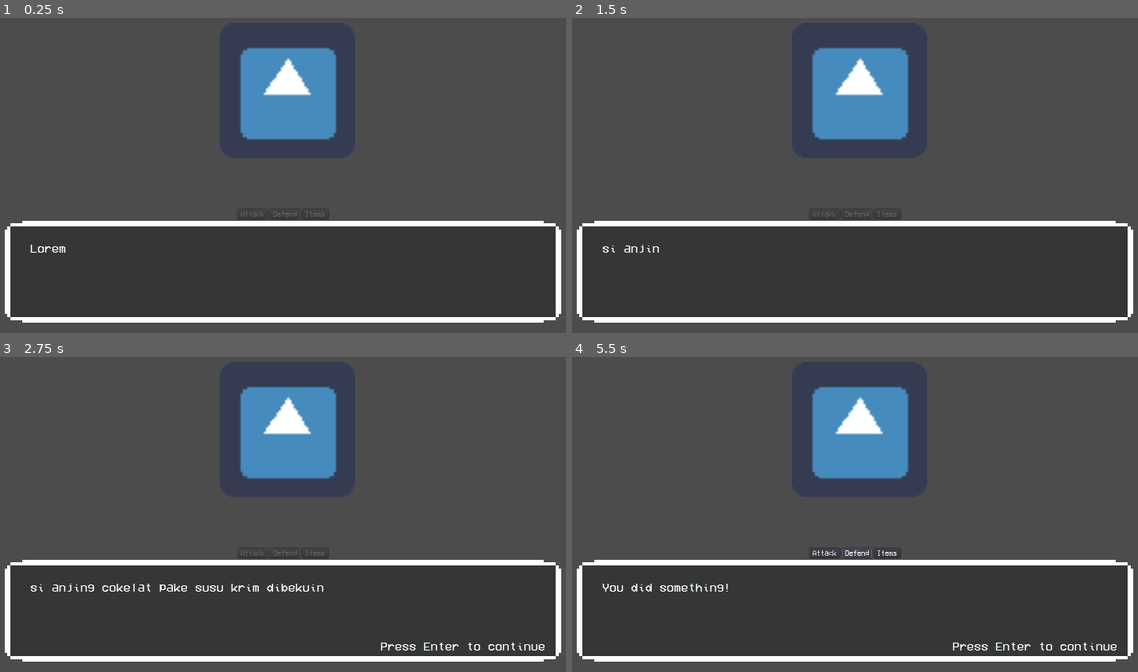
Above: before the commit, frames 1-4 (two rows, left to right).
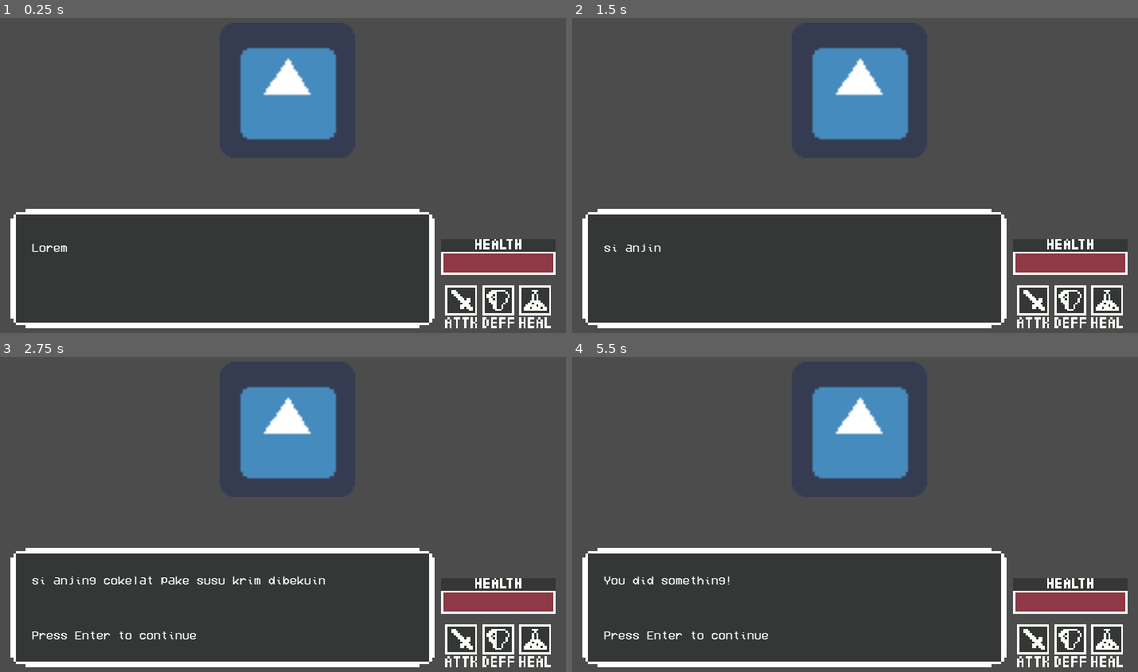
Above: after the commit, the same moments.

Repository: mharitsnf/TheVoiceGame
Game: Godot game, scene res://src/combat/CombatScene.tscn
Two runs of this game, one before a commit and one after it. Both use one fixed random seed, a clock stepped at 60 frames per second and the inputs below. The engine's default icon, where the game draws it, is replaced by a stand-in: a white triangle on a blue panel in a dark square.
Inputs (mouse positions are in pixels of both pictures, inside the frame that each line leads up to; where the layout moved, square brackets give the same spot in the first picture):
- Up to frame 1 (0.25 s): no input
- Up to frame 2 (1.5 s): tap Enter (ui_accept) at 0.5, 0.77, 1.25 s
- Up to frame 3 (2.75 s): tap Enter (ui_accept) at 1.52, 2 s
- Up to frame 4 (5.5 s): tap Enter (ui_accept) at 2.75, 3.02, 3.5, 3.77 s; click (1030, 646) [826, 552] at 4.25 s; click (855, 552) at 5 s, where only the run before the commit has a clickable "Defend"

The runs differ from the first frame. In frame 1, 9.5% of the frame differs, in the area x 0-100%, y 60-99%; in frame 2, 9.5%; in frame 3, 11%; in frame 4, 10%.

Commit message:
New layout for battle

Diff:
--- a/src/HUD/BaseButton.tscn
+++ b/src/HUD/BaseButton.tscn
@@ -1,20 +1,11 @@
-[gd_scene load_steps=4 format=2]
+[gd_scene load_steps=2 format=2]
 
-[ext_resource path="res://src/HUD/BaseButton.gd" type="Script" id=1]
+[ext_resource path="res://src/HUD/base_combat_button.gd" type="Script" id=1]
 
-[sub_resource type="DynamicFontData" id=1]
-font_path = "res://assets/font/VCR_OSD_MONO_1.001.ttf"
-
-[sub_resource type="DynamicFont" id=2]
-size = 15
-font_data = SubResource( 1 )
-
-[node name="Button" type="Button"]
-margin_right = 104.0
-margin_bottom = 20.0
-custom_fonts/font = SubResource( 2 )
+[node name="BaseCombatButton" type="TextureButton"]
+margin_right = 40.0
+margin_bottom = 40.0
 disabled = true
-text = "Attack"
 script = ExtResource( 1 )
 __meta__ = {
 "_edit_use_anchors_": false
--- a/src/HUD/DialogueBox.tscn
+++ b/src/HUD/DialogueBox.tscn
@@ -7,7 +7,7 @@
 [sub_resource type="Animation" id=3]
 resource_name = "start"
 tracks/0/type = "value"
-tracks/0/path = NodePath("Background/MarginContainer/RichTextLabel:percent_visible")
+tracks/0/path = NodePath("Background/VBoxContainer/MarginContainer/RichTextLabel:percent_visible")
 tracks/0/interp = 1
 tracks/0/loop_wrap = true
 tracks/0/imported = false
@@ -20,20 +20,19 @@
 }
 
 [node name="DialogueBox" type="Control"]
-anchor_top = 0.5
-anchor_right = 1.0
-anchor_bottom = 0.5
+margin_left = -384.0
+margin_right = 384.0
+margin_bottom = 200.0
+rect_min_size = Vector2( 300, 200 )
 script = ExtResource( 2 )
 __meta__ = {
-"_edit_use_anchors_": true
+"_edit_use_anchors_": false
 }
 
 [node name="Background" type="NinePatchRect" parent="."]
-anchor_left = 0.5
-anchor_right = 0.5
-margin_left = -525.0
-margin_right = 525.0
-margin_bottom = 192.0
+anchor_right = 1.0
+anchor_bottom = 1.0
+rect_min_size = Vector2( 300, 200 )
 texture = ExtResource( 1 )
 region_rect = Rect2( 0, 0, 240, 160 )
 patch_margin_left = 10
@@ -44,31 +43,39 @@
 "_edit_use_anchors_": false
 }
 
-[node name="MarginContainer" type="MarginContainer" parent="Background"]
-anchor_top = 0.5
+[node name="VBoxContainer" type="VBoxContainer" parent="Background"]
 anchor_right = 1.0
-anchor_bottom = 0.5
-margin_left = 48.0
-margin_top = -56.0
-margin_right = -50.0
-margin_bottom = 56.0
+anchor_bottom = 1.0
+margin_left = 40.0
+margin_right = -40.0
+margin_bottom = -1.52588e-05
+alignment = 1
 __meta__ = {
 "_edit_use_anchors_": false
 }
 
-[node name="RichTextLabel" type="RichTextLabel" parent="Background/MarginContainer"]
-margin_right = 952.0
-margin_bottom = 112.0
+[node name="MarginContainer" type="MarginContainer" parent="Background/VBoxContainer"]
+margin_top = 37.0
+margin_right = 688.0
+margin_bottom = 137.0
+__meta__ = {
+"_edit_use_anchors_": false
+}
+
+[node name="RichTextLabel" type="RichTextLabel" parent="Background/VBoxContainer/MarginContainer"]
+margin_right = 688.0
+margin_bottom = 100.0
+rect_min_size = Vector2( 0, 100 )
 custom_fonts/normal_font = ExtResource( 3 )
 bbcode_text = "BATTLE!"
+visible_characters = 0
+percent_visible = 0.0
 text = "BATTLE!"
 
-[node name="Label" type="Label" parent="Background"]
-visible = false
-margin_left = 709.0
-margin_top = 152.0
-margin_right = 1031.0
-margin_bottom = 174.0
+[node name="Label" type="Label" parent="Background/VBoxContainer"]
+margin_top = 141.0
+margin_right = 688.0
+margin_bottom = 163.0
 custom_fonts/font = ExtResource( 3 )
 text = "Press Enter to continue"
 __meta__ = {
--- /dev/null
+++ b/src/HUD/base_combat_button.gd
@@ -0,0 +1,4 @@
+extends TextureButton
+
+func toggle_button():
+	disabled = !disabled
--- a/src/HUD/dialogue_box.gd
+++ b/src/HUD/dialogue_box.gd
@@ -1,17 +1,17 @@
 extends Control
-onready var text_label = $Background/MarginContainer/RichTextLabel
+onready var text_label = $Background/VBoxContainer/MarginContainer/RichTextLabel
 
 signal comment_done
 signal next_pressed
 
-func _process(delta):
+func _process(_delta):
 	if Input.is_action_just_pressed("ui_accept"):
 		emit_signal("next_pressed")
 
 func show_comment(comments, break_at_end):
 	var count = 0
 	for value in comments:
-		$Background/Label.visible = false
+		$Background/VBoxContainer/Label.visible = false
 		text_label.percent_visible = 0
 		text_label.text = value
 		$AnimationPlayer.play("start")
@@ -19,7 +19,7 @@
 		count += 1
 		if count == comments.size() and break_at_end:
 			break
-		$Background/Label.visible = true
+		$Background/VBoxContainer/Label.visible = true
 		yield(self, "next_pressed")
 
 	emit_signal("comment_done")
--- a/src/autoload/global.gd
+++ b/src/autoload/global.gd
@@ -1,7 +1,7 @@
 extends Node
 
-var attack_button : Button
-var defend_button : Button
-var items_button : Button
+var attack_button : TextureButton
+var defend_button : TextureButton
+var items_button : TextureButton
 
 var dialogue_box : Control
--- a/src/character/main_character.gd
+++ b/src/character/main_character.gd
@@ -17,6 +17,6 @@
 
 func play_turn():
 	yield(self, "button_selected")
+	get_tree().call_group('btns', 'toggle_button')
 	Global.dialogue_box.show_comment(['You did something!'], false)
 	yield(Global.dialogue_box, "comment_done")
-	get_tree().call_group('btns', 'toggle_button')
--- a/src/combat/CombatScene.tscn
+++ b/src/combat/CombatScene.tscn
@@ -1,10 +1,17 @@
-[gd_scene load_steps=6 format=2]
+[gd_scene load_steps=13 format=2]
 
 [ext_resource path="res://src/HUD/DialogueBox.tscn" type="PackedScene" id=1]
 [ext_resource path="res://src/TurnQueue.tscn" type="PackedScene" id=2]
 [ext_resource path="res://icon.png" type="Texture" id=3]
 [ext_resource path="res://src/combat/combat_scene.gd" type="Script" id=4]
 [ext_resource path="res://src/HUD/BaseButton.tscn" type="PackedScene" id=5]
+[ext_resource path="res://assets/attack_btn.png" type="Texture" id=6]
+[ext_resource path="res://assets/heal_btn.png" type="Texture" id=7]
+[ext_resource path="res://assets/defend_btn.png" type="Texture" id=8]
+[ext_resource path="res://assets/heal_btn_focus.png" type="Texture" id=9]
+[ext_resource path="res://assets/defend_btn_focus.png" type="Texture" id=10]
+[ext_resource path="res://assets/attack_btn_focus.png" type="Texture" id=11]
+[ext_resource path="res://assets/health_bar.png" type="Texture" id=12]
 
 [node name="CombatScene" type="Node2D"]
 script = ExtResource( 4 )
@@ -24,39 +31,58 @@
 "_edit_use_anchors_": false
 }
 
-[node name="VBoxContainer" type="VBoxContainer" parent="HUD"]
-anchor_left = 0.5
-anchor_right = 0.5
-margin_left = -560.0
-margin_right = 560.0
-margin_bottom = 224.0
+[node name="HBoxContainer" type="HBoxContainer" parent="HUD"]
+anchor_right = 1.0
+anchor_bottom = 1.0
+custom_constants/separation = 12
+alignment = 1
 __meta__ = {
 "_edit_use_anchors_": false
 }
 
-[node name="HBoxContainer" type="HBoxContainer" parent="HUD/VBoxContainer"]
-margin_right = 1120.0
-margin_bottom = 20.0
+[node name="DialogueBox" parent="HUD/HBoxContainer" instance=ExtResource( 1 )]
+margin_left = 86.0
+margin_right = 886.0
+margin_bottom = 224.0
+rect_min_size = Vector2( 800, 200 )
+
+[node name="VBoxContainer" type="VBoxContainer" parent="HUD/HBoxContainer"]
+margin_left = 898.0
+margin_right = 1114.0
+margin_bottom = 224.0
+custom_constants/separation = 20
+alignment = 2
+
+[node name="TextureRect" type="TextureRect" parent="HUD/HBoxContainer/VBoxContainer"]
+margin_top = 56.0
+margin_right = 216.0
+margin_bottom = 124.0
+texture = ExtResource( 12 )
+
+[node name="HBoxContainer" type="HBoxContainer" parent="HUD/HBoxContainer/VBoxContainer"]
+margin_top = 144.0
+margin_right = 216.0
+margin_bottom = 224.0
+custom_constants/separation = 10
 alignment = 1
 
-[node name="Attack" parent="HUD/VBoxContainer/HBoxContainer" instance=ExtResource( 5 )]
-margin_left = 461.0
-margin_right = 527.0
+[node name="Attack" parent="HUD/HBoxContainer/VBoxContainer/HBoxContainer" instance=ExtResource( 5 )]
+margin_left = 8.0
+margin_right = 68.0
+margin_bottom = 80.0
+texture_normal = ExtResource( 6 )
+texture_hover = ExtResource( 11 )
 
-[node name="Defend" parent="HUD/VBoxContainer/HBoxContainer" instance=ExtResource( 5 )]
-margin_left = 531.0
-margin_right = 597.0
-text = "Defend"
+[node name="Defend" parent="HUD/HBoxContainer/VBoxContainer/HBoxContainer" instance=ExtResource( 5 )]
+margin_left = 78.0
+margin_right = 138.0
+margin_bottom = 80.0
+texture_normal = ExtResource( 8 )
+texture_hover = ExtResource( 10 )
 
-[node name="Items" parent="HUD/VBoxContainer/HBoxContainer" instance=ExtResource( 5 )]
-margin_left = 601.0
-margin_right = 658.0
-text = "Items"
-
-[node name="DialogueBox" parent="HUD/VBoxContainer" instance=ExtResource( 1 )]
-anchor_top = 0.0
-anchor_right = 0.0
-anchor_bottom = 0.0
-margin_top = 24.0
-margin_right = 1120.0
-margin_bottom = 24.0
+[node name="Items" parent="HUD/HBoxContainer/VBoxContainer/HBoxContainer" instance=ExtResource( 5 )]
+margin_left = 148.0
+margin_right = 208.0
+margin_bottom = 80.0
+texture_normal = ExtResource( 7 )
+texture_hover = ExtResource( 9 )
--- a/src/combat/combat_scene.gd
+++ b/src/combat/combat_scene.gd
@@ -6,10 +6,10 @@
 var dialogue_initial_text = ["Lorem ipsum dolor si anjing", 'si anjing cokelat pake susu krim dibekuin', 'FIGHT!!']
 
 func _ready():
-	Global.attack_button = $HUD/VBoxContainer/HBoxContainer/Attack
-	Global.defend_button = $HUD/VBoxContainer/HBoxContainer/Defend
-	Global.items_button = $HUD/VBoxContainer/HBoxContainer/Items
-	Global.dialogue_box = $HUD/VBoxContainer/DialogueBox
+	Global.attack_button = $HUD/HBoxContainer/VBoxContainer/HBoxContainer/Attack
+	Global.defend_button = $HUD/HBoxContainer/VBoxContainer/HBoxContainer/Defend
+	Global.items_button = $HUD/HBoxContainer/VBoxContainer/HBoxContainer/Items
+	Global.dialogue_box = $HUD/HBoxContainer/DialogueBox
 
 	Global.attack_button.add_to_group('btns')
 	Global.defend_button.add_to_group('btns')
Binary file added: assets/attack_btn.png
Not shown, added: assets/attack_btn.png.import
Binary file added: assets/attack_btn_focus.png
Not shown, added: assets/attack_btn_focus.png.import
Binary file added: assets/defend_btn.png
Not shown, added: assets/defend_btn.png.import
Binary file added: assets/defend_btn_focus.png
Not shown, added: assets/defend_btn_focus.png.import
Binary file added: assets/heal_btn.png
Not shown, added: assets/heal_btn.png.import
Binary file added: assets/heal_btn_focus.png
Not shown, added: assets/heal_btn_focus.png.import
(and 2 more such lines)
